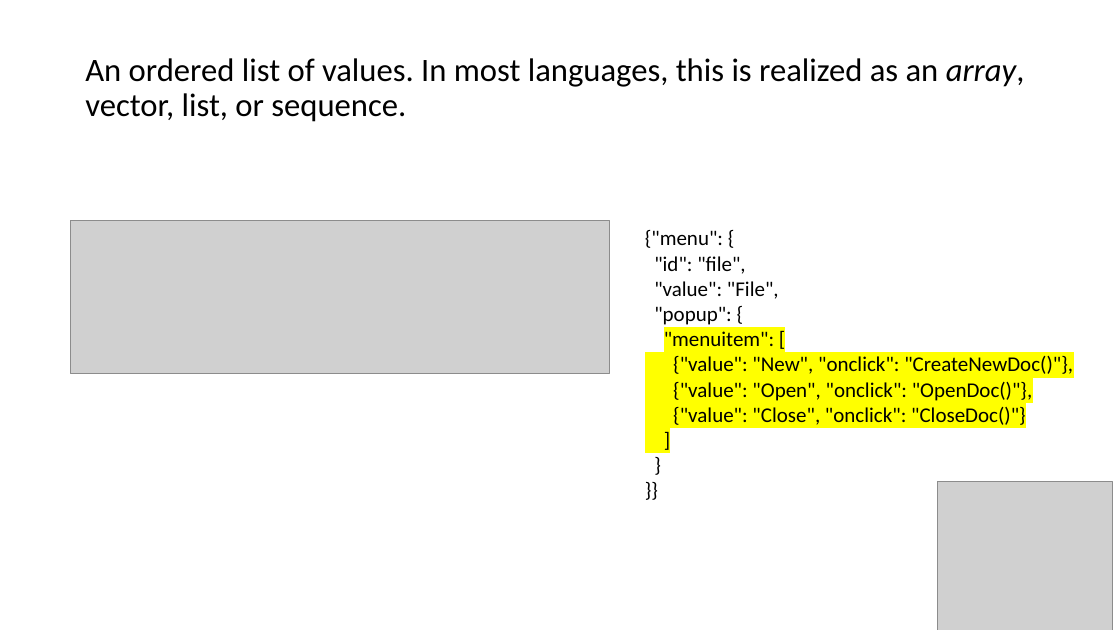
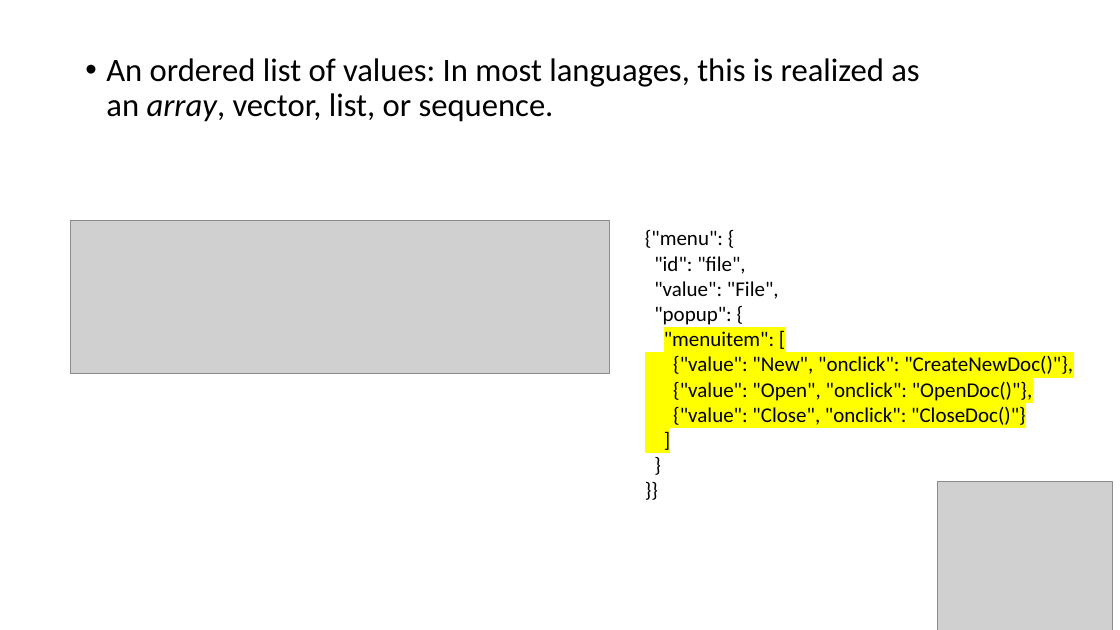
Before and after one commit to FiveMinCode/JSON, a slide deck: slide 4 of JSON.pptx. Drawn at 1120x630 pixels with LibreOffice and Linux fonts; fonts in the diff are those of the drawing; grey boxes stand for pictures. Boxes give left, top, right and bottom in pixels: in the first picture for what was removed or moved away, otherwise in the second. Text is boxed around its words. In the diff, an @@ line names an element or a change of style, - is before the commit and + after.

```diff
--- a/JSON.pptx
+++ b/JSON.pptx
@@ text at <box>106,58,919,122</box>: text changed @@
-An ordered list of values. In most languages, this is realized as an array, vector, list, or sequence.
+• An ordered list of values: In most languages, this is realized as an array, vector, list, or sequence.
```
Also in this commit, not shown: 3 other slides changed, 2 slides added, 1 other file.
